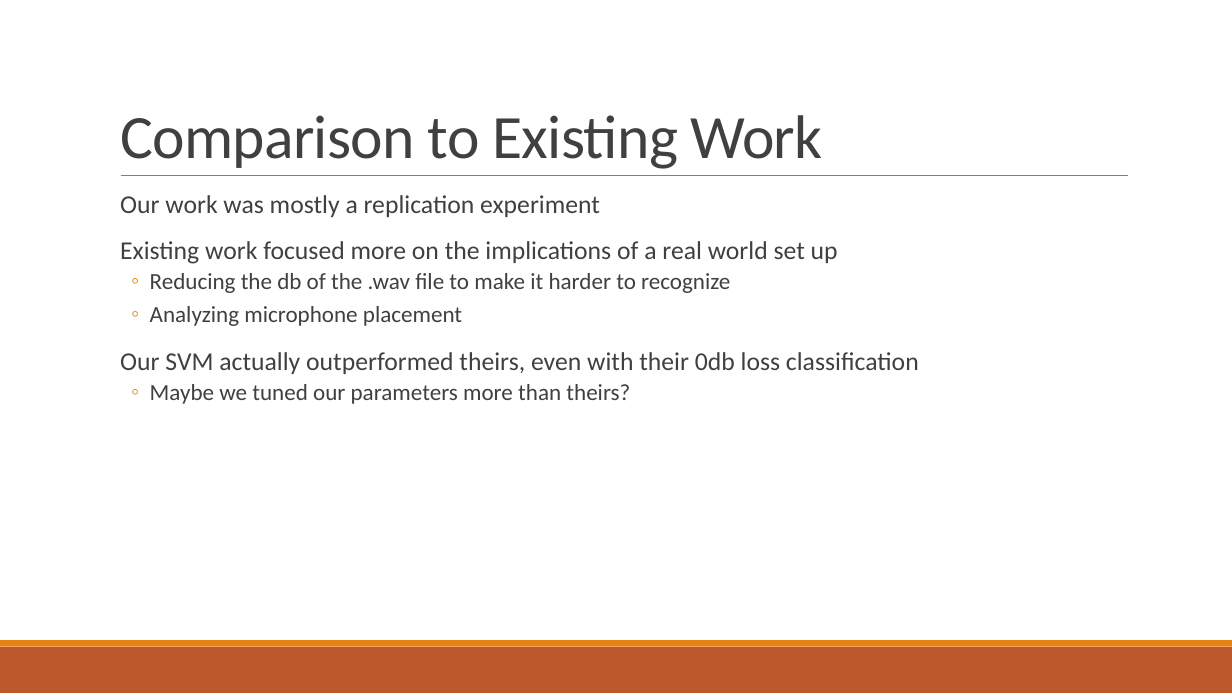
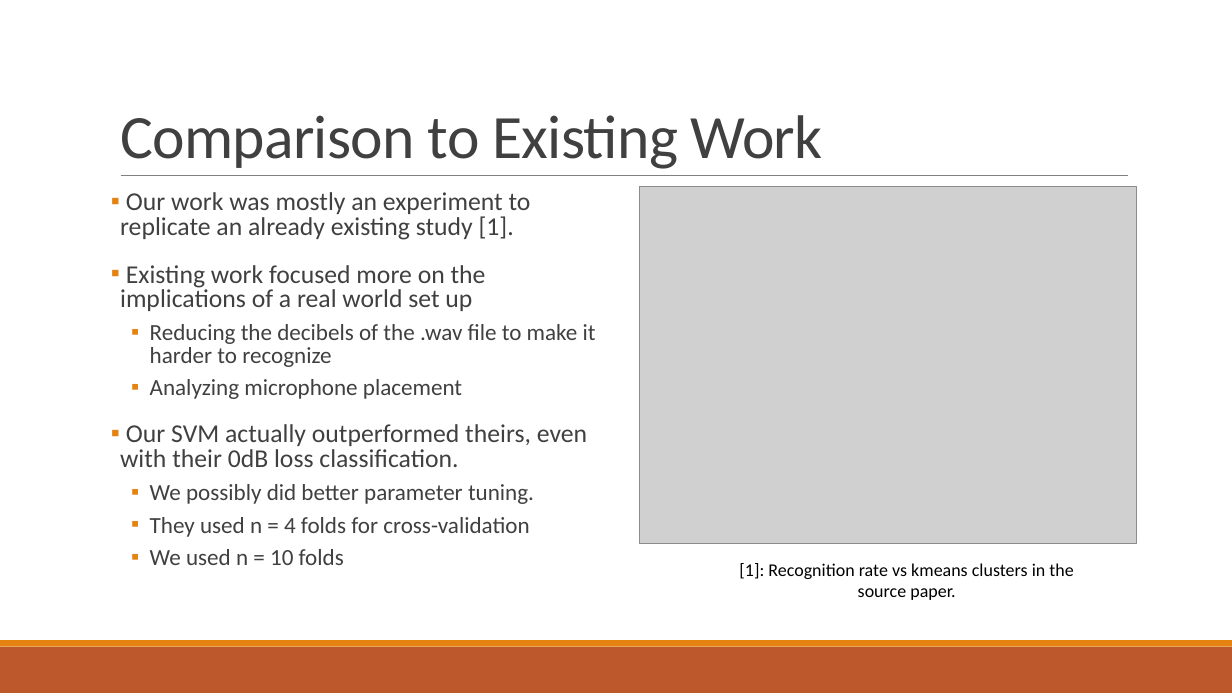
Before and after one commit to crabtreej/CrashAudioClassifier, a slide deck: slide 13 of AI_2_Presentation.pptx. Drawn at 1232x693 pixels with LibreOffice and Linux fonts; fonts in the diff are those of the drawing; grey boxes stand for pictures. Boxes give left, top, right and bottom in pixels: in the first picture for what was removed or moved away, otherwise in the second. Text is boxed around its words. In the diff, an @@ line names an element or a change of style, - is before the commit and + after.

Commit message:
comparison to existing work added to pp

```diff
--- a/AI_2_Presentation.pptx
+++ b/AI_2_Presentation.pptx
@@ text at box(120, 192, 531, 240): text changed @@
-  Our work was mostly a replication experiment
+▪ Our work was mostly an experiment to replicate an already existing study [1].
@@ picture added at box(640, 187, 1137, 543) @@
@@ text at box(120, 265, 486, 399): bullet   to ▪; line spacing 0.9 to 0.8; more space between paragraphs; bullet ◦ to ▪ @@
@@ text at box(150, 324, 596, 367): text changed @@
-  ◦ Reducing the db of the .wav file to make it harder to recognize
+  ▪ Reducing the decibels of the .wav file to make it harder to recognize
@@ text at box(120, 424, 587, 565): text changed; size 20 to 18 pt @@
-  Our SVM actually outperformed theirs, even with their 0db loss classification
-  ◦ Maybe we tuned our parameters more than theirs?
+▪ Our SVM actually outperformed theirs, even with their 0dB loss classification.
+  ▪ We possibly did better parameter tuning.
+  ▪ They used n = 4 folds for cross-validation
+  ▪ We used n = 10 folds
@@ text added at box(739, 563, 1073, 600), 14 pt, text #000000 @@
+[1]: Recognition rate vs kmeans clusters in the source paper.
```
